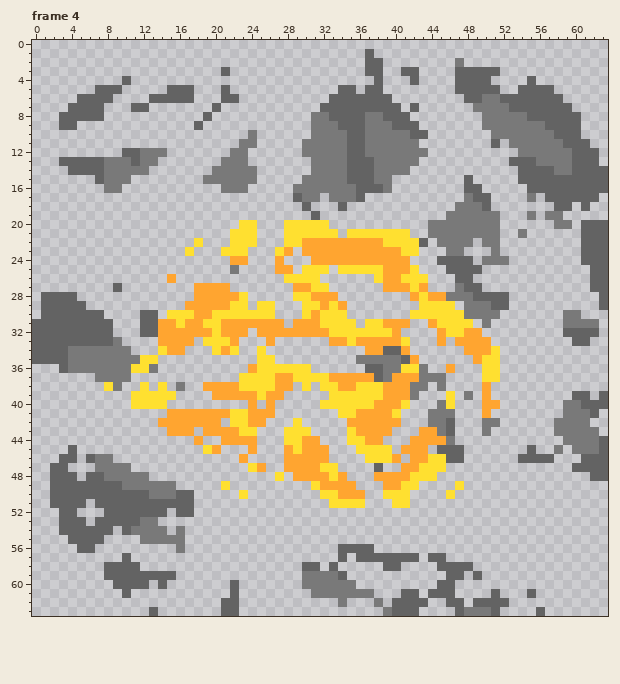
A pixel-art file gets an edit: examples/AsteroidAvoidanceGame/game/asteroids/asteroid2_explosion.aseprite. Above is the file before it was changed.
64x64 pixels, 6 frames. Shown: frame 4. The commit also changed other frames, which this record leaves out.
Once edited:
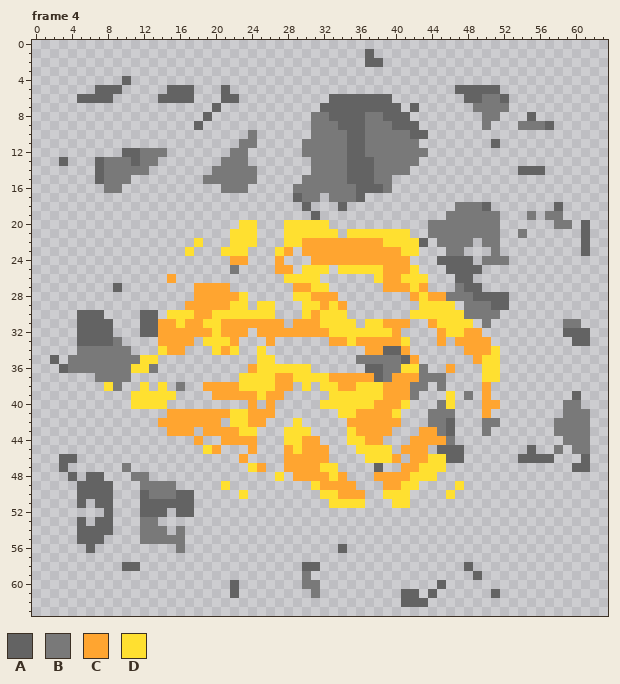
Palette (. is transparent): A #636363  B #797979  C #ffa530  D #ffe030
The exact change:
Frame 4, layer "Asteroid":
Colour A is removed in row 3 at x 21, 37 to 38, 41 to 42 and 47 to 51; in row 4 at x 38, 42, 47 to 50 and 55; in row 5 at x 34 to 35, 37 to 38 and 54 to 57; in row 6 at x 13 and 53 to 58; in row 7 at x 4 to 7, 11 to 12 and 53 to 59; in row 8 at x 3 to 7 and 56 to 60.
Colour A is removed in row 9 at x 3 to 4 and 58 to 60; in row 10 at x 58 to 60; in row 11 at x 59 to 61; in row 12 at x 60 to 62; in row 13 at x 4 to 6, 53 to 55 and 60 to 62; in row 14 at x 4 to 6, 57 and 60 to 63.
Colour A is removed in row 15 at x 48 and 54 to 63; in row 16 at x 48 to 49 and 55 to 63; in row 17 at x 49 to 50 and 57 to 62; in row 18 at x 59 and 61; in rows 20 to 23 at x 62 to 63; in row 24 at x 61 to 63.
Colour A is removed in rows 25 to 27 at x 62 to 63; in row 28 at x 1 to 4 and 63; in row 29 at x 1 to 5 and 63; in row 30 at x 1 to 4; in row 31 at x 0 to 4; in row 32 at x 0 to 4 and 62.
Colour A is removed in row 33 at x 0 to 4; in row 34 at x 0 to 3; in row 35 at x 0 to 1 and 3; in row 39 at x 61 and 63; in row 40 at x 61 to 63; in row 41 at x 62.
Colour A is removed in row 44 at x 63; in row 45 at x 4 and 63; in row 46 at x 6 and 62 to 63; in row 47 at x 2 and 62 to 63; in row 48 at x 2 to 3 and 62 to 63; in row 49 at x 2 to 4 and 9.
Colour A is removed in rows 50 to 51 at x 2 to 4 and 9 to 11; in rows 52 to 53 at x 3 to 4 and 9 to 11; in row 54 at x 3 to 4 and 10; in row 55 at x 4; in row 56 at x 5 and 35 to 37; in row 57 at x 10, 34, 36 to 42 and 44 to 45.
Colour A is removed in row 58 at x 8 to 9, 33, 39 to 40 and 45 to 47; in row 59 at x 8 to 15, 34 and 46 to 47; in row 60 at x 9 to 12, 14 and 46; in row 61 at x 10, 45 to 46 and 55; in row 62 at x 21 to 22, 40, 46 to 47 and 49 to 52; in row 63 at x 13, 21 to 22, 40 to 42, 47, 51 and 56.
Colour B is removed in row 2 at x 47; in row 8 at x 52 to 54; in row 9 at x 51 to 53; in row 10 at x 51 to 57; in row 11 at x 53 to 58; in row 12 at x 54 to 59.
Colour B is removed in row 13 at x 56 to 59; in row 14 at x 58 to 59; in row 17 at x 48 and 55; in row 30 at x 59 to 60; in row 31 at x 61 to 62; in row 34 at x 4.
Colour B is removed in rows 43 to 45 at x 62; in row 46 at x 7 to 8; in row 47 at x 7 to 9; in row 48 at x 8 to 10; in row 49 at x 10 to 11; in row 54 at x 11.
Colour B is removed in row 59 at x 31 to 33; in row 60 at x 32 to 35; in row 61 at x 32 to 37; in row 62 at x 34 and 38; in row 63 at x 39 and 48 to 50.
Changed places in both pictures, as pixel boxes (x1, y1, x2, y2):
erased: (338, 58, 608, 337)
erased: (221, 67, 230, 76)
erased: (59, 94, 158, 175)
erased: (32, 292, 86, 364)
erased: (581, 391, 608, 481)
erased: (50, 445, 176, 616)
erased: (311, 544, 545, 616)
erased: (221, 598, 239, 616)
